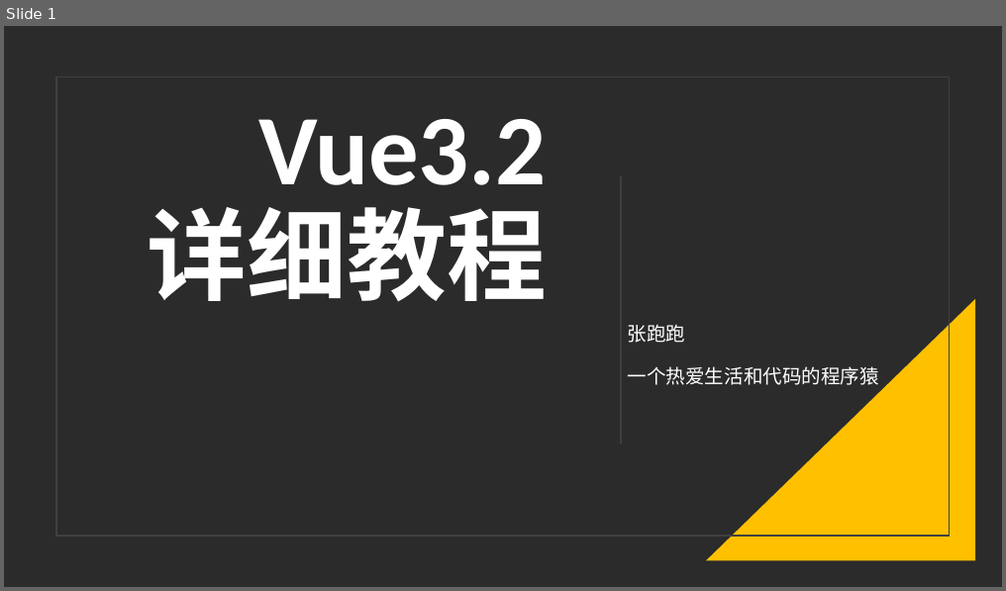
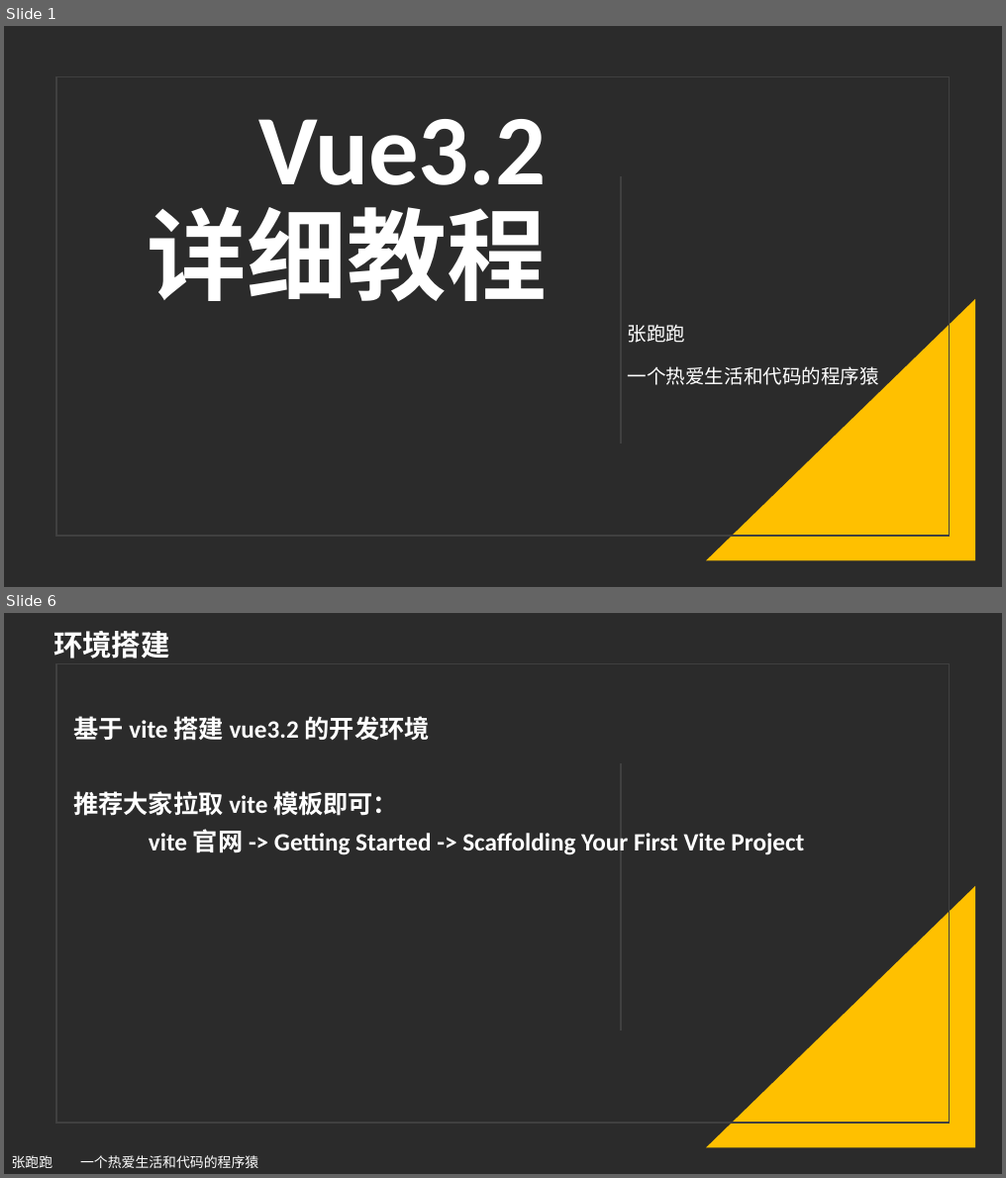
Before and after one commit to iyuangang/web-study-record, a slide deck: Vue/Vue3.2-released/vue3.2详细教程.pptx. Shown one above the other, each under a label of ours: slide 1 before the commit, slides 1 and 6 after it; the slides between them are not shown. The pictures are 1006x591 and 1006x1178 pixels, drawn with LibreOffice and Linux fonts; fonts in the diff are those of the drawing; background and template pictures are left out; a plain dark background stands for a picture behind light text. Boxes give left, top, right and bottom in pixels: in the first picture for what was removed or moved away, otherwise in the second. Text is boxed around its words. In the diff, an @@ line names an element or a change of style, - is before the commit and + after.

```diff
--- a/Vue/Vue3.2-released/vue3.2详细教程.pptx
+++ b/Vue/Vue3.2-released/vue3.2详细教程.pptx
@@ slide 6 added at (4, 613, 1002, 1174), background picture (left out) @@
@@ rectangle added at (4, 613, 1002, 1174), fill #FFFFFF @@
@@ text added at (54, 631, 169, 659), 28 pt, text #FFFFFF, bold @@
+环境搭建
@@ rectangle added at (56, 663, 949, 1123), outline #404040 1.5 pt @@
@@ subtitle added at (73, 716, 804, 856), 24 pt, text #FFFFFF, bold @@
+基于 vite 搭建 vue3.2 的开发环境
+推荐大家拉取 vite 模板即可：
+vite 官网 -> Getting Started -> Scaffolding Your First Vite Project
@@ line added from (621, 765) to (621, 1030), #404040 1.5 pt @@
@@ right triangle added at (706, 886, 976, 1149), fill #FFC000 @@
@@ text added at (12, 1156, 258, 1168), 13.2 pt, text #FFFFFF @@
+张跑跑 一个热爱生活和代码的程序猿
```
Also in this commit, not shown: 8 slides changed, 8 other slides added, 9 other files.
